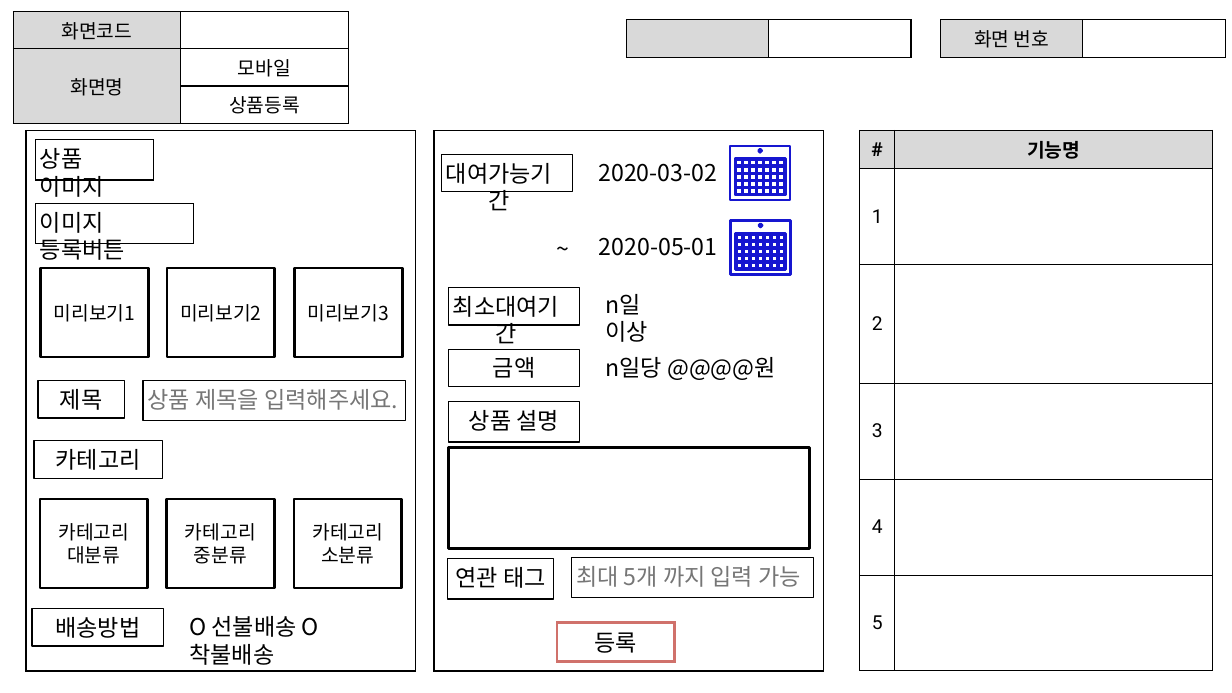
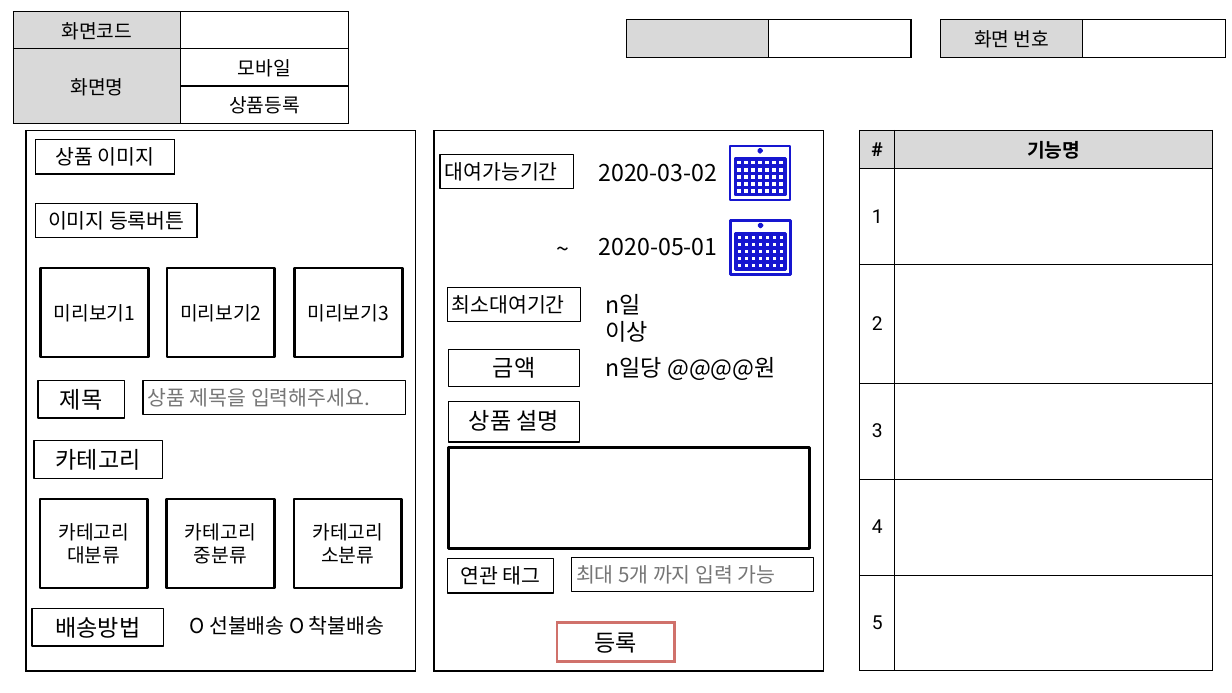
Before and after one commit to ezenteam2/RentalEquip, a slide deck: slide 13 of 0 발표용 파워포인트/project04 - 파워포인트 종합 - 용승.pptx. Drawn at 1232x693 pixels with LibreOffice and Linux fonts; fonts in the diff are those of the drawing. Boxes give left, top, right and bottom in pixels: in the first picture for what was removed or moved away, otherwise in the second. Text is boxed around its words. In the diff, an @@ line names an element or a change of style, - is before the commit and + after.

```diff
--- a/0 발표용 파워포인트/project04 - 파워포인트 종합 - 용승.pptx
+++ b/0 발표용 파워포인트/project04 - 파워포인트 종합 - 용승.pptx
@@ rectangle "상품 이미지" at <box>35,140,175,174</box>: size 18 to 16 pt; alignment left to centre @@
@@ rectangle "상품 이미지": place and size @@
-rectangle "상품 이미지" at <box>35,140,153,180</box>
+rectangle "상품 이미지" at <box>35,140,175,174</box>
@@ rectangle "이미지 등록버튼": place and size @@
-rectangle "이미지 등록버튼" at <box>35,203,193,244</box>
+rectangle "이미지 등록버튼" at <box>35,203,197,238</box>
@@ rectangle "이미지 등록버튼" at <box>35,203,197,238</box>: size 18 to 16 pt; alignment left to centre @@
@@ rectangle "상품 제목을 입력해주세요.": place and size @@
-rectangle "상품 제목을 입력해주세요." at <box>143,381,406,421</box>
+rectangle "상품 제목을 입력해주세요." at <box>143,381,406,415</box>
@@ size 18 to 16 pt in 6 elements at <box>143,381,406,415</box>, <box>572,557,814,592</box>, <box>440,154,574,189</box>, <box>447,287,581,322</box>, <box>189,616,384,635</box>, <box>447,559,554,593</box> @@
@@ rectangle "연관 태그": place and size @@
-rectangle "연관 태그" at <box>447,559,554,600</box>
+rectangle "연관 태그" at <box>447,559,554,593</box>
@@ rectangle "최대 5개 까지 입력 가능": place and size @@
-rectangle "최대 5개 까지 입력 가능" at <box>572,557,814,598</box>
+rectangle "최대 5개 까지 입력 가능" at <box>572,557,814,592</box>
```
Also in this commit, not shown: 10 other slides changed.
